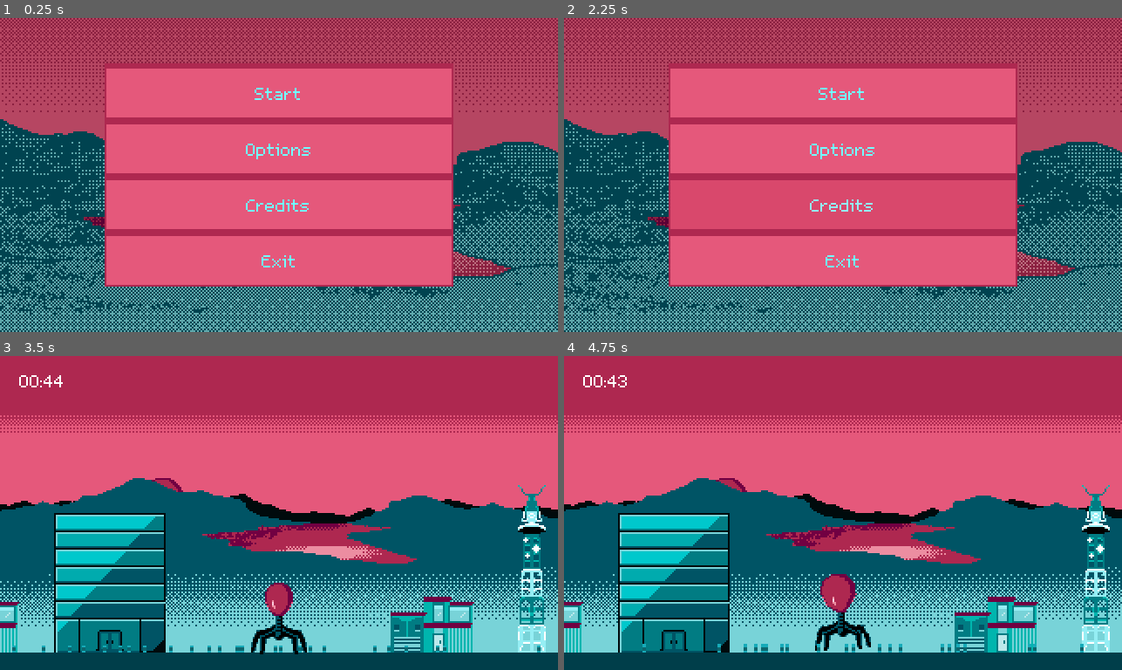
Above: before the commit, frames 1-4 (two rows, left to right).
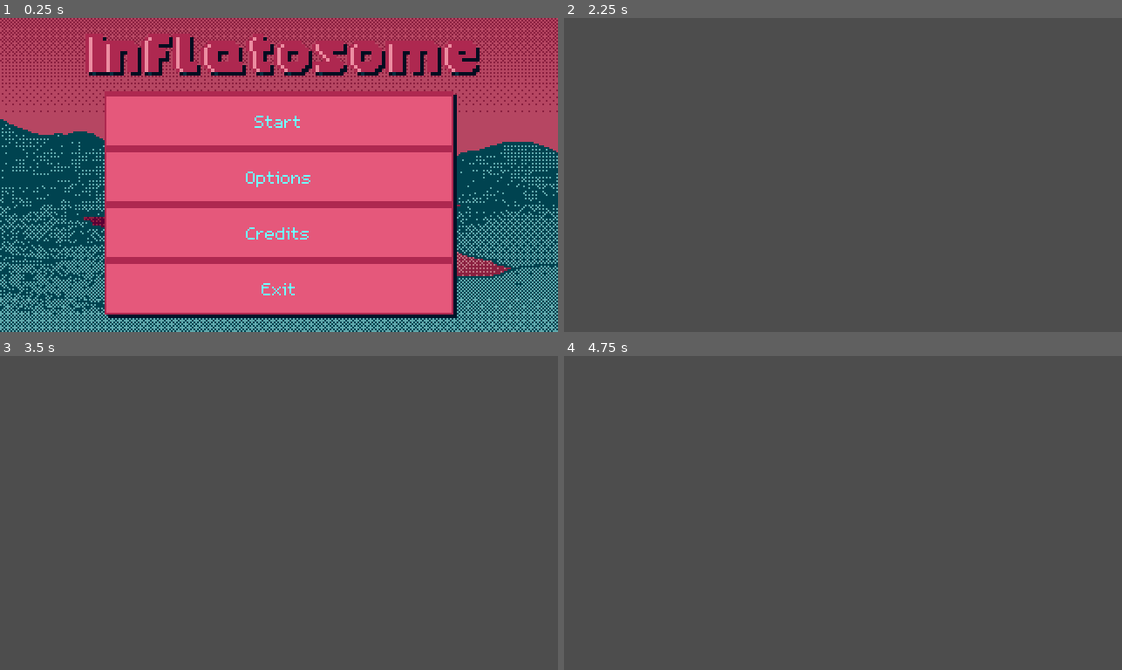
Above: after the commit, the same moments.

Repository: lily-swift/Jame-Gam-46
Game: Godot game, scene res://Scenes/main_menu.tscn
Two runs of this game, one before a commit and one after it. Both use one fixed random seed, a clock stepped at 60 frames per second and the inputs below.
Inputs (mouse positions are in pixels of both pictures, inside the frame that each line leads up to):
- Up to frame 1 (0.25 s): no input
- Up to frame 2 (2.25 s): click "Options" at 0.5 s; click "Back" at 1.25 s; click "Credits" at 2 s
- Up to frame 3 (3.5 s): click (279, 428) at 2.75 s, where only the run before the commit has a clickable "Start"
- Up to frame 4 (4.75 s): tap Enter at 3.5 s; hold Right (moveRight) 3.53-4.28 s; tap Shift (drill) at 3.6 s; tap Space (jump) at 3.77, 4.52 s; hold Left (moveLeft) from 4.28 s (still down); tap L at 4.35 s

The runs differ from the first frame. In frame 1, 27% of the frame differs, in the area x 15-86%, y 5-96%; in frame 2, 100%, in the area x 0-100%, y 0-100%; in frame 3, 100%; in frame 4, 100%.

Commit message:
Added title and empty credits scene

Diff:
--- /dev/null
+++ b/Game/Scenes/credits.tscn
@@ -0,0 +1,9 @@
+[gd_scene format=3 uid="uid://b61mae0dkps26"]
+
+[node name="Credits" type="Control"]
+layout_mode = 3
+anchors_preset = 15
+anchor_right = 1.0
+anchor_bottom = 1.0
+grow_horizontal = 2
+grow_vertical = 2
--- a/Game/Scenes/main_menu.tscn
+++ b/Game/Scenes/main_menu.tscn
@@ -1,10 +1,11 @@
-[gd_scene load_steps=7 format=3 uid="uid://3wiksjp86ng"]
+[gd_scene load_steps=8 format=3 uid="uid://3wiksjp86ng"]
 
 [ext_resource type="Theme" uid="uid://chub8xaykuame" path="res://Resources/main_menu.tres" id="1_48xlc"]
 [ext_resource type="Script" uid="uid://e5j2w6ortl3s" path="res://Scripts/MMbutton.gd" id="2_1ehe0"]
 [ext_resource type="Texture2D" uid="uid://p7hxh88ac52e" path="res://Background1.png" id="3_ce3w2"]
-[ext_resource type="Texture2D" uid="uid://fccm6rkj8qci" path="res://Art/Buildings/alt officebubble.png" id="4_ce3w2"]
-[ext_resource type="PackedScene" uid="uid://dqa6isrfhird2" path="res://Scenes/options.tscn" id="5_opfnp"]
+[ext_resource type="Texture2D" uid="uid://bi48mgib2pdt5" path="res://Art/Buildings/alt office-export-darker.png" id="4_cp0ys"]
+[ext_resource type="PackedScene" uid="uid://sdva8bd8b18a" path="res://Scenes/options.tscn" id="5_opfnp"]
+[ext_resource type="Texture2D" uid="uid://cv6jk6423fvro" path="res://Art/title_logo_2x.png" id="7_cp0ys"]
 [ext_resource type="AudioStream" uid="uid://bl1yw8n3bhn88" path="res://Sound/MUS_main.wav" id="8_yhxw7"]
 
 [node name="Main Menu" type="Control"]
@@ -24,9 +25,9 @@
 anchor_right = 0.5
 anchor_bottom = 0.5
 offset_left = -100.0
-offset_top = -64.0
+offset_top = -48.0
 offset_right = 100.0
-offset_bottom = 64.0
+offset_bottom = 80.0
 grow_horizontal = 2
 grow_vertical = 2
 theme = ExtResource("1_48xlc")
@@ -72,8 +73,37 @@
 position = Vector2(135, 16)
 texture = ExtResource("3_ce3w2")
 
-[node name="ColorRect" type="ColorRect" parent="."]
+[node name="Sprite2D2" type="Sprite2D" parent="."]
 visible = false
+texture = ExtResource("4_cp0ys")
+
+[node name="Options" parent="." instance=ExtResource("5_opfnp")]
+visible = false
+layout_mode = 1
+offset_top = -48.0
+offset_bottom = 80.0
+
+[node name="MusicAudioStreamPlayer2" type="AudioStreamPlayer2D" parent="."]
+position = Vector2(60, 26)
+stream = ExtResource("8_yhxw7")
+pitch_scale = 0.9
+autoplay = true
+bus = &"Music"
+
+[node name="Title" type="Sprite2D" parent="."]
+top_level = true
+position = Vector2(161, 20)
+texture = ExtResource("7_cp0ys")
+
+[node name="Title" type="Sprite2D" parent="Title"]
+modulate = Color(0, 0.329412, 0.396078, 1)
+top_level = true
+z_index = -1
+position = Vector2(163, 22)
+texture = ExtResource("7_cp0ys")
+
+[node name="ColorRect2" type="ColorRect" parent="."]
+modulate = Color(0.00392157, 0.486275, 0.513726, 1)
 z_index = -5
 layout_mode = 1
 anchors_preset = 8
@@ -81,25 +111,27 @@
 anchor_top = 0.5
 anchor_right = 0.5
 anchor_bottom = 0.5
-offset_left = -100.0
-offset_top = -64.0
-offset_right = 100.0
-offset_bottom = 64.0
+offset_left = -98.0
+offset_top = 78.0
+offset_right = 102.0
+offset_bottom = 82.0
 grow_horizontal = 2
 grow_vertical = 2
 color = Color(0.682353, 0.156863, 0.313726, 1)
 
-[node name="Sprite2D2" type="Sprite2D" parent="."]
-visible = false
-texture = ExtResource("4_ce3w2")
-
-[node name="Options" parent="." instance=ExtResource("5_opfnp")]
-visible = false
+[node name="ColorRect3" type="ColorRect" parent="."]
+modulate = Color(0.00392157, 0.486275, 0.513726, 1)
+z_index = -5
 layout_mode = 1
-
-[node name="MusicAudioStreamPlayer2" type="AudioStreamPlayer2D" parent="."]
-position = Vector2(60, 26)
-stream = ExtResource("8_yhxw7")
-pitch_scale = 0.9
-autoplay = true
-bus = &"Music"
+anchors_preset = 8
+anchor_left = 0.5
+anchor_top = 0.5
+anchor_right = 0.5
+anchor_bottom = 0.5
+offset_left = 98.0
+offset_top = -46.0
+offset_right = 102.0
+offset_bottom = 82.0
+grow_horizontal = 2
+grow_vertical = 2
+color = Color(0.682353, 0.156863, 0.313726, 1)
--- a/Game/Scenes/options.tscn
+++ b/Game/Scenes/options.tscn
@@ -12,9 +12,9 @@
 anchor_right = 0.5
 anchor_bottom = 0.5
 offset_left = -100.0
-offset_top = -64.0
+offset_top = -57.0
 offset_right = 100.0
-offset_bottom = 64.0
+offset_bottom = 71.0
 grow_horizontal = 2
 grow_vertical = 2
 script = ExtResource("1_ww8vx")
--- a/Game/Scripts/MMbutton.gd
+++ b/Game/Scripts/MMbutton.gd
@@ -10,9 +10,11 @@
 @onready var backButton : Button = $"../Options/Back"
 
 var levelScene : PackedScene;
+var creditsScene : PackedScene;
 
 func _ready():
 	levelScene = preload("res://Scenes/level.tscn")
+	creditsScene = preload("res://Scenes/credits.tscn")
 	startButton.pressed.connect(_start_pressed)
 	optionsButton.pressed.connect(_options_pressed)
 	creditsButton.pressed.connect(_credits_pressed)
@@ -31,7 +33,8 @@
 	optionsPanel.show()
 
 func _credits_pressed():
-	pass
+	await get_tree().create_timer(0.05).timeout
+	get_tree().change_scene_to_packed(creditsScene);
 
 func _exit_pressed():
 	await get_tree().create_timer(0.05).timeout
Binary file added: Game/Art/title_logo_2x.png
Not shown, added: Game/Art/title_logo_2x.png.import
Not shown: 1 places in Game/Scenes/options.tscn that only renumber resources
